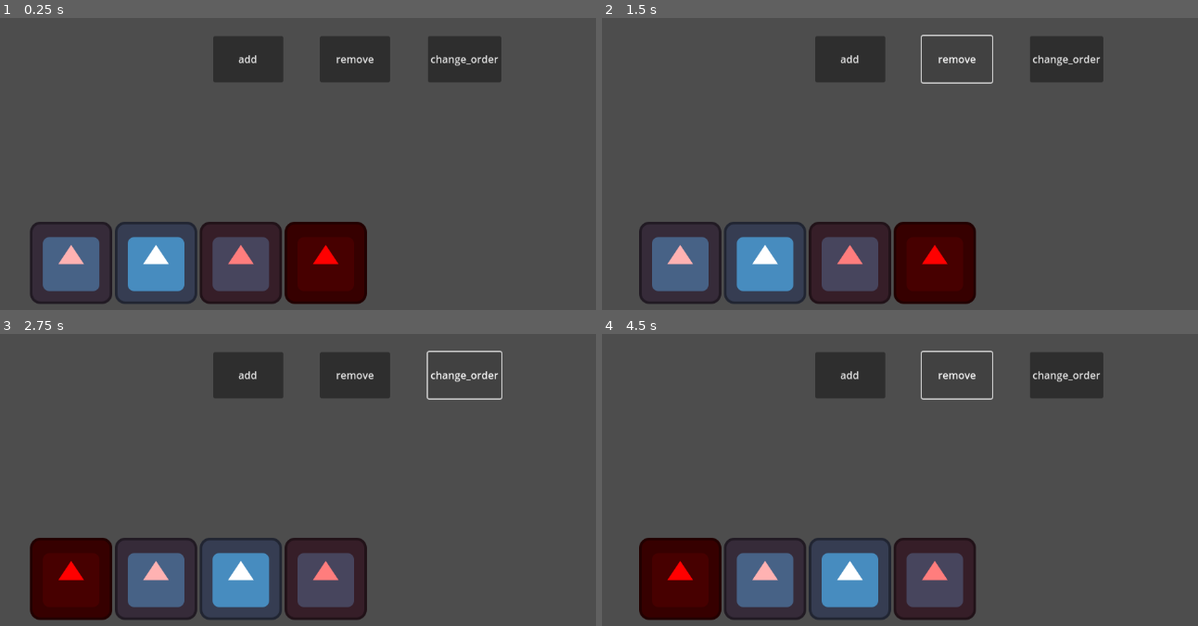
Above: before the commit, frames 1-4 (two rows, left to right).
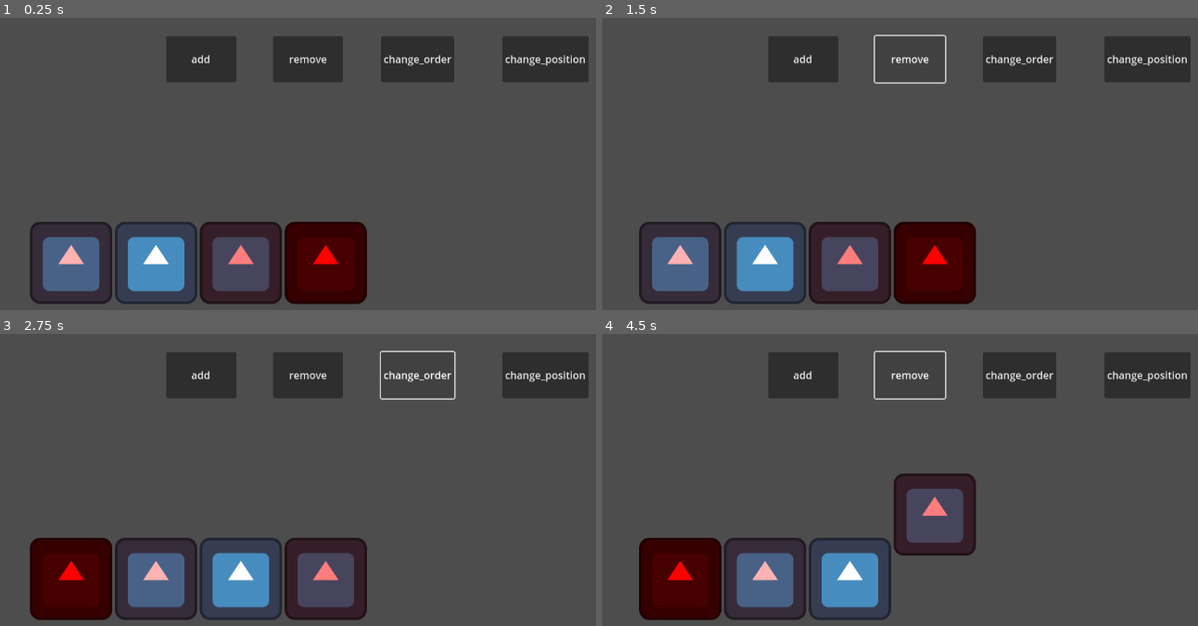
Above: after the commit, the same moments.

Repository: zmn-hamid/Godot-Animated-Container
Game: Godot game, scene res://ui_sync_children2/ui.tscn
Two runs of this game, one before a commit and one after it. Both use one fixed random seed, a clock stepped at 60 frames per second and the inputs below. Before the commit the project starts from res://ui_notif_handler/ui.tscn. The engine's default icon, where the game draws it, is replaced by a stand-in: a white triangle on a blue panel in a dark square.
Inputs (mouse positions are in pixels of both pictures, inside the frame that each line leads up to):
- Up to frame 1 (0.25 s): no input
- Up to frame 2 (1.5 s): click "add" at 0.5 s; click "remove" at 1.25 s
- Up to frame 3 (2.75 s): click "change_order" at 2 s
- Up to frame 4 (4.5 s): click (1150, 374) at 2.75 s, where only the run after the commit has a clickable "change_position"; click "add" at 3.5 s; click "remove" at 4.25 s

The runs differ from the first frame. In frame 1, 8.5% of the frame differs, in the area x 27-99%, y 6-22%; in frame 2, 7.0%; in frame 3, 6.8%; in frame 4, 10%, in the area x 27-99%, y 5-99%.

Commit message:
feat: major update to syncing method -> more structured and scalable

Diff:
--- a/project.godot
+++ b/project.godot
@@ -11,7 +11,7 @@
 [application]
 
 config/name="Animated Container"
-run/main_scene="uid://c6p5nuxnb3g5b"
+run/main_scene="uid://bqeepnt67swuv"
 config/features=PackedStringArray("4.4", "GL Compatibility")
 config/icon="res://icon.svg"
 
--- /dev/null
+++ b/ui_sync_children2/ui.gd
@@ -0,0 +1,92 @@
+extends Control
+
+@onready var responsive: HBoxContainer = $Responsive
+@onready var actual: Control = $Actual
+
+# maps responsive children to their equivalent actual children
+var mapped: Dictionary = {} # {responsive_child: actual_child}
+# tracks the previous properties of the responsive children to calulate the changes
+var tracked: Dictionary = {} # {responsive_child: properties}
+
+# to avoid overhead
+# the rest is handled via child_order_changed signal
+var is_initialized: bool = false
+
+var tween: Tween
+
+
+func _ready() -> void:
+	responsive.child_order_changed.connect(_on_child_order_changed)
+
+func _process(_delta: float) -> void:
+	if not is_initialized:
+		synchronize_actual()
+		is_initialized = true
+
+func _on_child_order_changed() -> void:
+	"""checks if child order is changed to update the actual nodes"""
+	if is_initialized and is_inside_tree():
+		await get_tree().process_frame
+		synchronize_actual()
+
+func synchronize_actual() -> void:
+	"""updates $Actual children to sync with $Responsive"""
+	if tween and tween.is_running():
+		await tween.finished
+	var responsive_children = responsive.get_children()
+
+	# check for removal of children
+	for res_child in mapped:
+		var act_child = mapped[res_child]
+		if res_child not in responsive_children:
+			actual.remove_child(act_child)
+			mapped.erase(res_child)
+
+	# check for changes to the existing children
+	for res_child in responsive_children:
+		if res_child in mapped:
+			# is not a new child / sync with the changes
+			if res_child.global_position != tracked[res_child]["global_position"]:
+				sync_core(res_child, responsive_children.find(res_child))
+		else:
+			# is a new child / sync with the changes
+			var act_child = res_child.duplicate()
+			actual.add_child(act_child)
+			mapped[res_child] = act_child
+			sync_core(res_child, responsive_children.find(res_child))
+
+func sync_core(res_child, res_child_idx: int) -> void:
+	"""core function that syncs and tracks"""
+	if res_child not in tracked.keys():
+		tracked[res_child] = {"global_position": Vector2.ZERO}
+	var act_child = mapped[res_child]
+	var diff = res_child.global_position - tracked[res_child]["global_position"]
+	animate_child(act_child, null, act_child.global_position + diff)
+	tracked[res_child]["global_position"] = res_child.global_position
+	actual.move_child(act_child, res_child_idx)
+
+func animate_child(act_child, from, to) -> void:
+	"""animates the $Actual child"""
+	tween = create_tween().set_parallel()
+	tween.tween_property(
+		act_child,
+		"global_position",
+		to,
+		.2,
+	).from(from if from else act_child.global_position)
+
+### buttons
+
+func _on_change_order_button_pressed() -> void:
+	responsive.move_child(responsive.get_child(-1), 0)
+
+func _on_remove_button_pressed() -> void:
+	responsive.remove_child(responsive.get_child(0))
+
+func _on_add_button_pressed() -> void:
+	var child = responsive.get_child(-1).duplicate()
+	responsive.add_child(child)
+	responsive.move_child(child, 0)
+
+func _on_change_position_pressed() -> void:
+	actual.get_child(-1).global_position.y -= 100
--- /dev/null
+++ b/ui_sync_children2/ui.tscn
@@ -0,0 +1,90 @@
+[gd_scene load_steps=3 format=3 uid="uid://bqeepnt67swuv"]
+
+[ext_resource type="Script" uid="uid://c7my3k36ve2mn" path="res://ui_sync_children2/ui.gd" id="1_sapvj"]
+[ext_resource type="Texture2D" uid="uid://ck3wcr15rhu3q" path="res://icon.svg" id="2_b3jnw"]
+
+[node name="Control" type="Control"]
+layout_mode = 3
+anchors_preset = 15
+anchor_right = 1.0
+anchor_bottom = 1.0
+grow_horizontal = 2
+grow_vertical = 2
+script = ExtResource("1_sapvj")
+
+[node name="Actual" type="Control" parent="."]
+anchors_preset = 0
+offset_right = 40.0
+offset_bottom = 40.0
+
+[node name="Responsive" type="HBoxContainer" parent="."]
+modulate = Color(1, 1, 1, 0)
+layout_mode = 1
+anchors_preset = 15
+anchor_right = 1.0
+anchor_bottom = 1.0
+offset_left = 51.0
+offset_top = 411.0
+offset_right = -98.0
+offset_bottom = -109.0
+grow_horizontal = 2
+grow_vertical = 2
+size_flags_horizontal = 3
+size_flags_vertical = 3
+
+[node name="a" type="TextureRect" parent="Responsive"]
+modulate = Color(1, 0.7, 0.7, 1)
+layout_mode = 2
+texture = ExtResource("2_b3jnw")
+
+[node name="b" type="TextureRect" parent="Responsive"]
+layout_mode = 2
+texture = ExtResource("2_b3jnw")
+
+[node name="c" type="TextureRect" parent="Responsive"]
+modulate = Color(1, 0.49, 0.49, 1)
+layout_mode = 2
+texture = ExtResource("2_b3jnw")
+
+[node name="d" type="TextureRect" parent="Responsive"]
+modulate = Color(1, 0, 0, 1)
+layout_mode = 2
+texture = ExtResource("2_b3jnw")
+
+[node name="AddButton" type="Button" parent="."]
+layout_mode = 0
+offset_left = 263.0
+offset_top = 122.0
+offset_right = 372.0
+offset_bottom = 194.0
+text = "add"
+
+[node name="RemoveButton" type="Button" parent="."]
+layout_mode = 0
+offset_left = 429.0
+offset_top = 122.0
+offset_right = 538.0
+offset_bottom = 194.0
+text = "remove"
+
+[node name="ChangeOrderButton" type="Button" parent="."]
+layout_mode = 0
+offset_left = 597.0
+offset_top = 122.0
+offset_right = 711.0
+offset_bottom = 194.0
+text = "change_order
+"
+
+[node name="ChangePosition" type="Button" parent="."]
+layout_mode = 0
+offset_left = 786.0
+offset_top = 122.0
+offset_right = 900.0
+offset_bottom = 194.0
+text = "change_position"
+
+[connection signal="pressed" from="AddButton" to="." method="_on_add_button_pressed"]
+[connection signal="pressed" from="RemoveButton" to="." method="_on_remove_button_pressed"]
+[connection signal="pressed" from="ChangeOrderButton" to="." method="_on_change_order_button_pressed"]
+[connection signal="pressed" from="ChangePosition" to="." method="_on_change_position_pressed"]
Not shown, added: ui_sync_children2/ui.gd.uid
